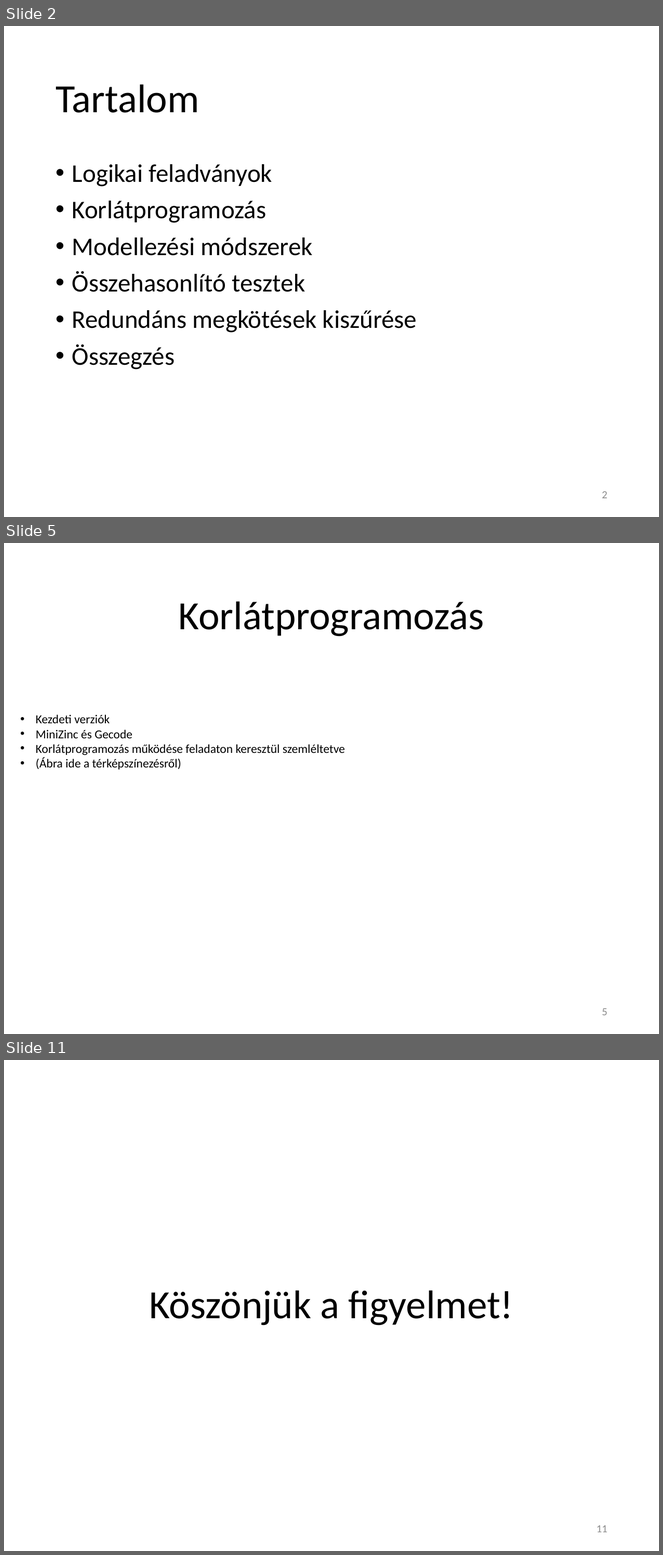
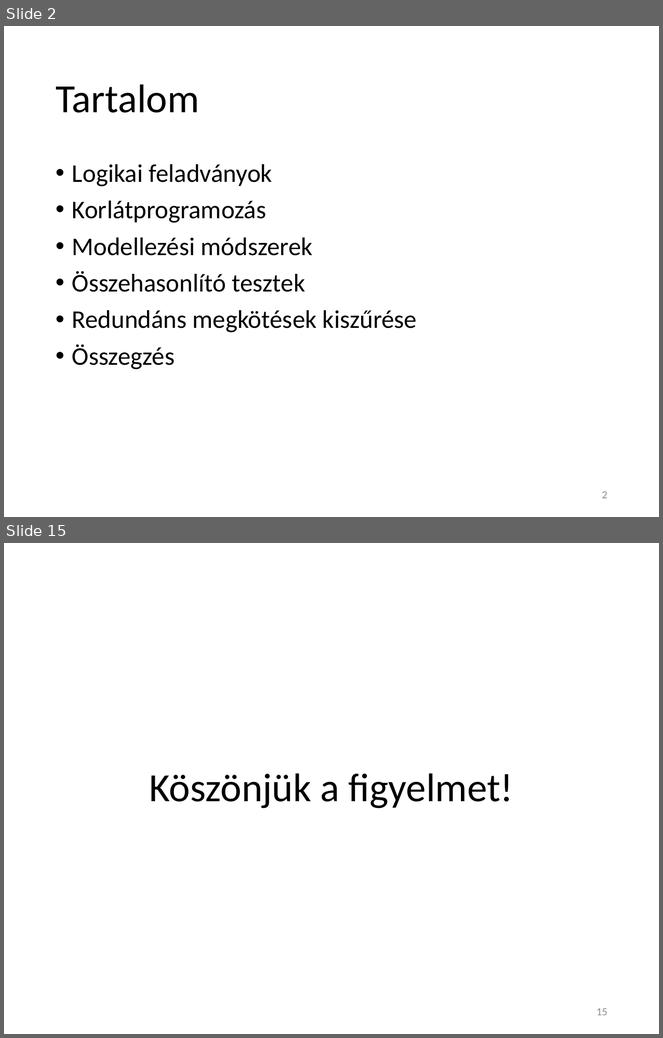
Before and after one commit to Teaching-projects/SZE-Peku221b, a slide deck: CP_Dolgozat/Előadás/Logikai feladványok megoldása korlátprogramozással.pptx. Shown one above the other, each under a label of ours: slides 2, 5 and 11 before the commit, slides 2 and 15 after it; the slides between them are not shown. The pictures are 663x1555 and 663x1038 pixels, drawn with LibreOffice and Linux fonts; fonts in the diff are those of the drawing. Boxes give left, top, right and bottom in pixels: in the first picture for what was removed or moved away, otherwise in the second. Text is boxed around its words. In the diff, an @@ line names an element or a change of style, - is before the commit and + after.

```diff
--- a/CP_Dolgozat/Előadás/Logikai feladványok megoldása korlátprogramozással.pptx
+++ b/CP_Dolgozat/Előadás/Logikai feladványok megoldása korlátprogramozással.pptx
@@ slide 5 removed at box(4, 543, 659, 1034), background #FFFFFF @@
@@ title removed at box(179, 601, 484, 637) @@
-Korlátprogramozás
@@ text removed at box(36, 715, 345, 770) @@
-• Kezdeti verziók
-• MiniZinc és Gecode
-• Korlátprogramozás működése feladaton keresztül szemléltetve
-• (Ábra ide a térképszínezésről)
@@ page number removed at box(602, 1008, 608, 1016) @@
-5
@@ what was slide 11 is now slide 15 @@
@@ page number at box(597, 1008, 608, 1016): text changed @@
-11
+15
```
Also in this commit, not shown: 4 slides changed, 8 slides added, 3 other slides removed.
